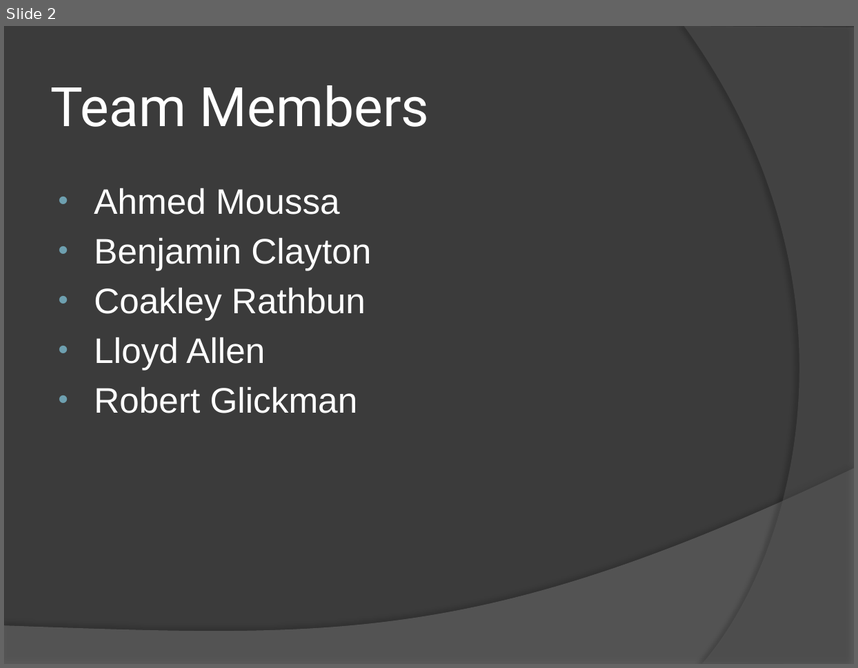
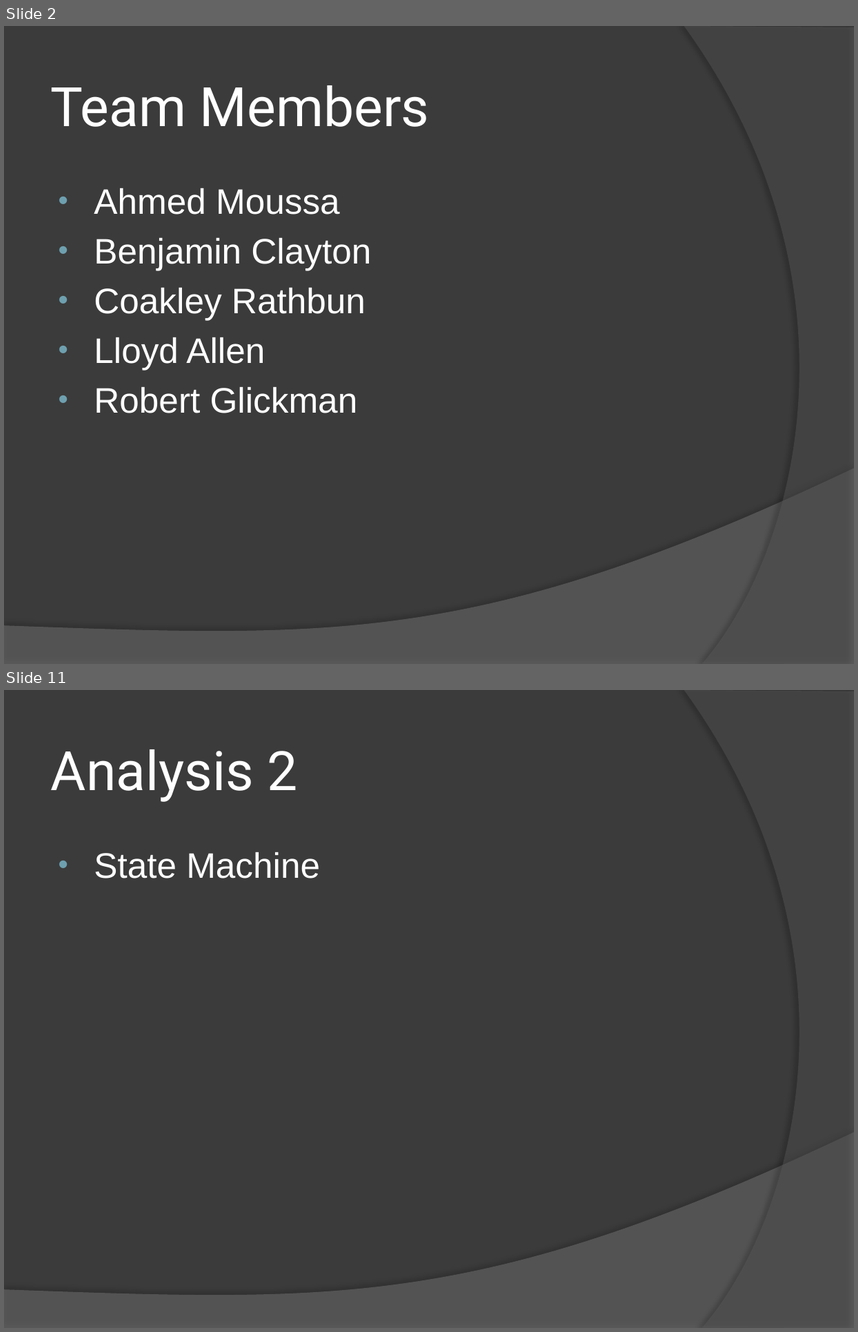
Before and after one commit to bsclayt1/CSE360-Project, a slide deck: Presentation/Presentation.pptx. Shown one above the other, each under a label of ours: slide 2 before the commit, slides 2 and 11 after it; the slides between them are not shown. The pictures are 858x668 and 858x1332 pixels, drawn with LibreOffice and Linux fonts; fonts in the diff are those of the drawing. Boxes give left, top, right and bottom in pixels: in the first picture for what was removed or moved away, otherwise in the second. Text is boxed around its words. In the diff, an @@ line names an element or a change of style, - is before the commit and + after.

```diff
--- a/Presentation/Presentation.pptx
+++ b/Presentation/Presentation.pptx
@@ slide 11 added at (x1=4, y1=690, x2=854, y2=1328), background #3B3B3B; not listed: 2 template elements that a slide beside it also shows @@
@@ title added at (x1=51, y1=749, x2=297, y2=802), 46 pt, text #FFFFFF @@
+Analysis 2
@@ text added at (x1=94, y1=852, x2=320, y2=878), 30 pt, text #FFFFFF @@
+• State Machine
```
Also in this commit, not shown: 13 other slides added, 14 slides removed.
